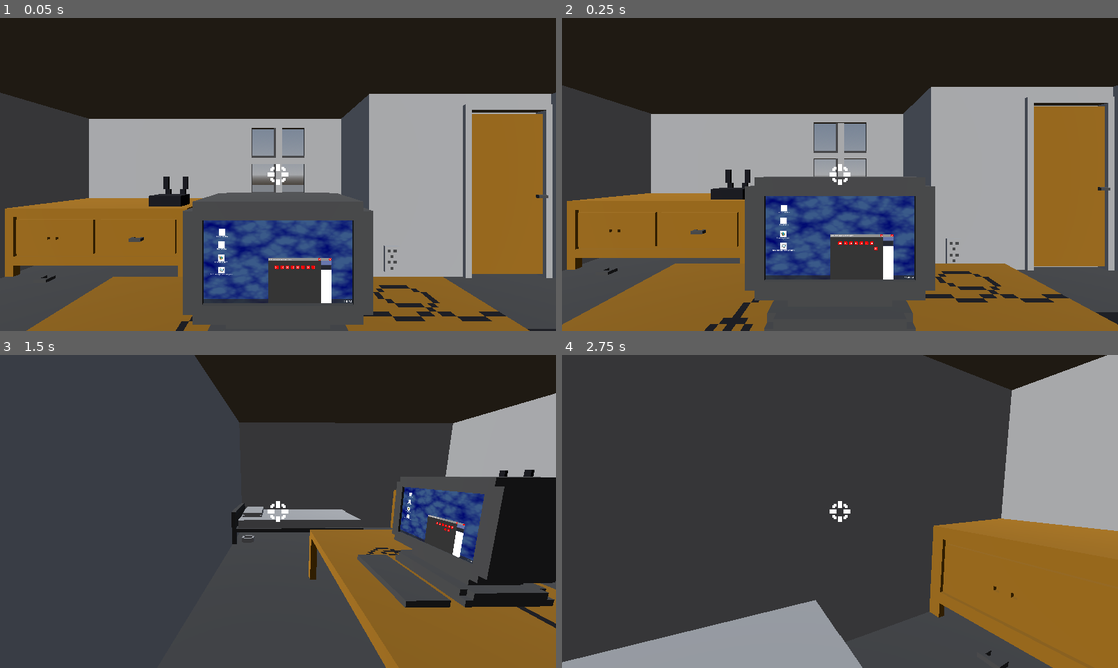
Above: before the commit, frames 1-4 (two rows, left to right).
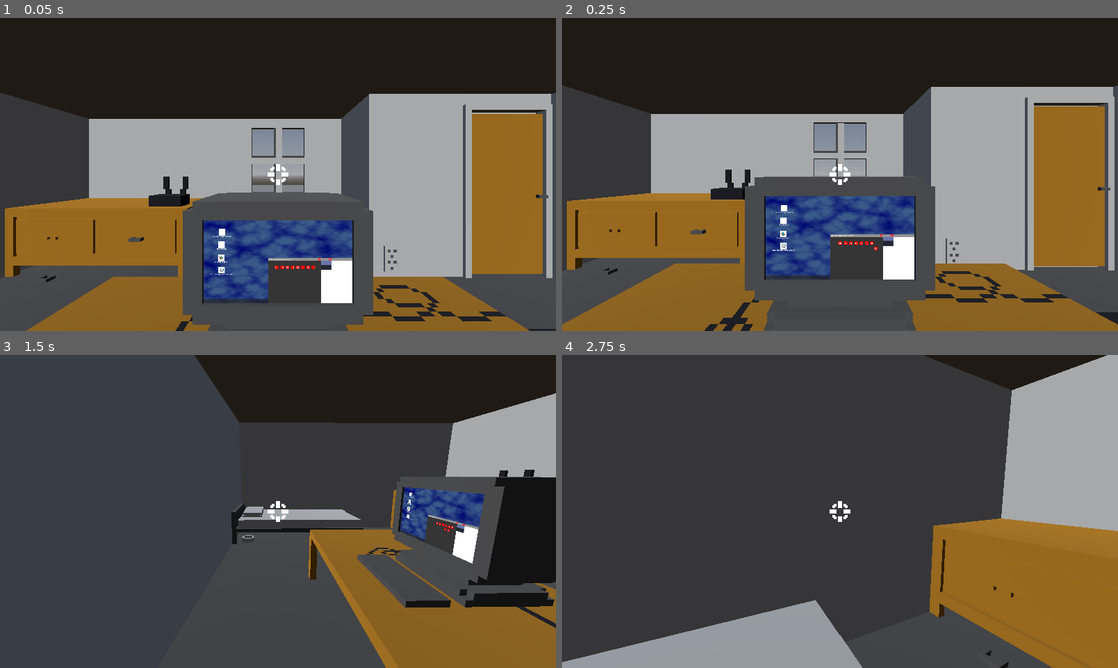
Above: after the commit, the same moments.

Repository: maxwaldman8/gmtk-2026
Game: Godot game, scene res://scenes/room.tscn
Same seed, same stepped clock (60 frames per second), same inputs: the game is played once before the commit and once after it. The engine's default icon, where the game draws it, is replaced by a stand-in: a white triangle on a blue panel in a dark square.
Inputs (mouse positions are in pixels of both pictures, inside the frame that each line leads up to):
- Up to frame 1 (0.05 s): no input
- Up to frame 2 (0.25 s): no input
- Up to frame 3 (1.5 s): move the mouse to (400, 495) at 0.52 s; hold D (right) 0.53-1.28 s; hold Space (jump) 0.53-1.28 s; click (400, 495) at 0.67 s; move the mouse to (250, 511) at 1.27 s; hold W (forward) from 1.28 s (still down); click (250, 511) at 1.35 s
- Up to frame 4 (2.75 s): keep holding W (forward); tap Space (jump) at 1.52, 1.55, 1.82, 2.3 s; move the mouse to (851, 505) at 2.02 s; hold Shift (sprint) from 2.03 s (still down)

The runs differ from the first frame. In frame 1, 0.6% of the frame differs, in the area x 38-64%, y 69-92%; in frame 2, 0.6%, in the area x 38-64%, y 61-84%; in frame 3, 0.3%; in frame 4, nothing differs.
Error after the commit: Out of bounds get index '0' (on base: 'Array[float]') (res://scripts/ad_video_player_window.gd:35)

Commit message:
Video player (wip)

Diff:
--- a/game-game/scenes/screen/screen.tscn
+++ b/game-game/scenes/screen/screen.tscn
@@ -3,8 +3,8 @@
 [ext_resource type="Script" uid="uid://ccymnofn6ccr6" path="res://scripts/screen/screen.gd" id="1_6ukd0"]
 [ext_resource type="PackedScene" uid="uid://b5yslbaif30nv" path="res://scenes/screen/application.tscn" id="2_2d861"]
 [ext_resource type="Script" uid="uid://dommextr4ctrb" path="res://scripts/screen/window_layer.gd" id="3_6ukd0"]
-[ext_resource type="Texture2D" uid="uid://bk47fr3syf046" path="res://sprites/logo_4.png" id="3_ir3ut"]
-[ext_resource type="Texture2D" uid="uid://dbt6uewfy4mcc" path="res://sprites/logo_0.png" id="3_nnrwk"]
+[ext_resource type="Texture2D" uid="uid://bk47fr3syf046" path="res://sprites/screen/logo_4.png" id="3_ir3ut"]
+[ext_resource type="Texture2D" uid="uid://dbt6uewfy4mcc" path="res://sprites/screen/logo_0.png" id="3_nnrwk"]
 
 [sub_resource type="Gradient" id="Gradient_vj7jk"]
 offsets = PackedFloat32Array(0.27006173, 1)
@@ -78,7 +78,7 @@
 offset_right = 169.0
 offset_bottom = 146.0
 window_layer = NodePath("../../WindowLayer")
-window_name = "default_window"
+window_name = "ad_video_player_window"
 
 [node name="Application2" parent="ApplicationLayer" unique_id=775416395 node_paths=PackedStringArray("window_layer") instance=ExtResource("2_2d861")]
 offset_left = 116.0
@@ -107,7 +107,7 @@
 offset_right = 166.0
 offset_bottom = 436.0
 window_layer = NodePath("../../WindowLayer")
-window_name = "task_manager_window_game"
+window_name = "task_manager_game_window"
 
 [node name="Logo0" type="Sprite2D" parent="ApplicationLayer/Application4" unique_id=1949997502]
 texture_filter = 1
--- /dev/null
+++ b/game-game/scenes/screen/windows/ad_video_player_window.tscn
@@ -0,0 +1,49 @@
+[gd_scene format=3 uid="uid://cpoxl8kwbed0s"]
+
+[ext_resource type="Script" uid="uid://bu6l3xayttk7b" path="res://scripts/ad_video_player_window.gd" id="1_di36k"]
+
+[sub_resource type="StyleBoxFlat" id="StyleBoxFlat_cvf6d"]
+bg_color = Color(0.6, 0.6, 0.6, 0.31764707)
+
+[sub_resource type="StyleBoxFlat" id="StyleBoxFlat_i2qop"]
+bg_color = Color(0.92941177, 0.02745098, 0.019607844, 0.31764707)
+
+[node name="DefaultWindow" type="Control" unique_id=521389708]
+custom_minimum_size = Vector2(960, 540)
+layout_mode = 3
+anchors_preset = 0
+offset_right = 150.0
+offset_bottom = 100.0
+script = ExtResource("1_di36k")
+
+[node name="ColorRect" type="ColorRect" parent="." unique_id=2103473406]
+layout_mode = 1
+anchors_preset = 15
+anchor_right = 1.0
+anchor_bottom = 1.0
+grow_horizontal = 2
+grow_vertical = 2
+mouse_filter = 2
+
+[node name="VideoStreamPlayer" type="VideoStreamPlayer" parent="." unique_id=947714455]
+layout_mode = 1
+anchors_preset = 15
+anchor_right = 1.0
+anchor_bottom = 1.0
+grow_horizontal = 2
+grow_vertical = 2
+
+[node name="ProgressBar" type="ProgressBar" parent="VideoStreamPlayer" unique_id=789357986]
+layout_mode = 1
+anchors_preset = 12
+anchor_top = 1.0
+anchor_right = 1.0
+anchor_bottom = 1.0
+offset_top = -27.0
+grow_horizontal = 2
+grow_vertical = 0
+theme_override_styles/background = SubResource("StyleBoxFlat_cvf6d")
+theme_override_styles/fill = SubResource("StyleBoxFlat_i2qop")
+show_percentage = false
+
+[connection signal="finished" from="VideoStreamPlayer" to="." method="_on_video_stream_player_finished"]
--- /dev/null
+++ b/game-game/scenes/screen/windows/video_player/stop_indicator.tscn
@@ -0,0 +1,16 @@
+[gd_scene format=3 uid="uid://dqpa6g00gagdd"]
+
+[ext_resource type="Texture2D" uid="uid://cl727gvapxdpb" path="res://sprites/screen/X Test.png" id="1_rhway"]
+
+[node name="StopIndicator" type="Control" unique_id=858273873]
+layout_mode = 3
+anchors_preset = 15
+anchor_right = 1.0
+anchor_bottom = 1.0
+grow_horizontal = 2
+grow_vertical = 2
+
+[node name="Sprite2D" type="Sprite2D" parent="." unique_id=798115413]
+texture_filter = 1
+scale = Vector2(3, 3)
+texture = ExtResource("1_rhway")
--- /dev/null
+++ b/game-game/scripts/ad_video_player_window.gd
@@ -0,0 +1,50 @@
+extends Control
+
+@export var ad_percentages: Array[float]
+@export var ads: Array[VideoStream]
+@export var skip_time_s = 5.0
+@export var indicator_width = 27
+@export var stop_indicator: PackedScene
+
+var saved_video_stream
+var saved_percentage = 0
+var ad_playing: bool = false
+
+@onready var full_width = custom_minimum_size.x
+@onready var indicator_width_percentage = indicator_width / full_width * 100.0
+@onready var video := $VideoStreamPlayer
+@onready var progress_bar := $VideoStreamPlayer/ProgressBar
+
+func _unhandled_input(event: InputEvent) -> void:
+	if event.is_action_pressed("jump"):
+		video.paused = !video.paused
+	if event.is_action_pressed("right") and !ad_playing:
+		video.stream_position = clamp(video.stream_position + skip_time_s, 0, video.get_stream_length())
+
+func _ready() -> void:
+	ad_percentages.sort()
+	for ad in ad_percentages:
+		var new_indicator = stop_indicator.instantiate()
+		add_child(new_indicator)
+		new_indicator.position.y = 515
+		new_indicator.position.x = (ad / 100.0) * full_width
+
+func _physics_process(delta: float) -> void:
+	var percentage: float = video.get_stream_position() / video.get_stream_length() * 100.0
+	progress_bar.value = percentage
+	if abs(percentage - ad_percentages[0]) < indicator_width_percentage / 2.0:
+		saved_percentage = ad_percentages[0] + (indicator_width_percentage / 2.0)
+		saved_video_stream = video.stream
+		ad_playing = true
+		video.stream = ads[0]
+
+func _on_video_stream_player_finished() -> void:
+	if ad_playing:
+		video.stream = saved_video_stream
+		video.stream_position = saved_percentage * video.get_stream_length()
+		ad_playing = false
+		ads.remove_at(0)
+		ad_percentages.remove_at(0)
+		video.play()
+	else:
+		get_parent().close()
Not shown: 1 places in game-game/scenes/screen.tscn that only renumber resources
Not shown: 3 places in game-game/scenes/screen/windows/task_manager_game_window.tscn that only renumber resources
Not shown, added: game-game/scripts/ad_video_player_window.gd.uid
Renamed: game-game/sprites/logo_0.png -> game-game/sprites/screen/logo_0.png
Not shown, changed: game-game/sprites/screen/logo_0.png.import
Renamed: game-game/sprites/logo_1.png -> game-game/sprites/screen/logo_1.png
Not shown, changed: game-game/sprites/screen/logo_1.png.import
Renamed: game-game/sprites/logo_2.png -> game-game/sprites/screen/logo_2.png
Not shown, changed: game-game/sprites/screen/logo_2.png.import
Renamed: game-game/sprites/logo_3.png -> game-game/sprites/screen/logo_3.png
Not shown, changed: game-game/sprites/screen/logo_3.png.import
Renamed: game-game/sprites/logo_4.png -> game-game/sprites/screen/logo_4.png
(and 3 more such lines)
